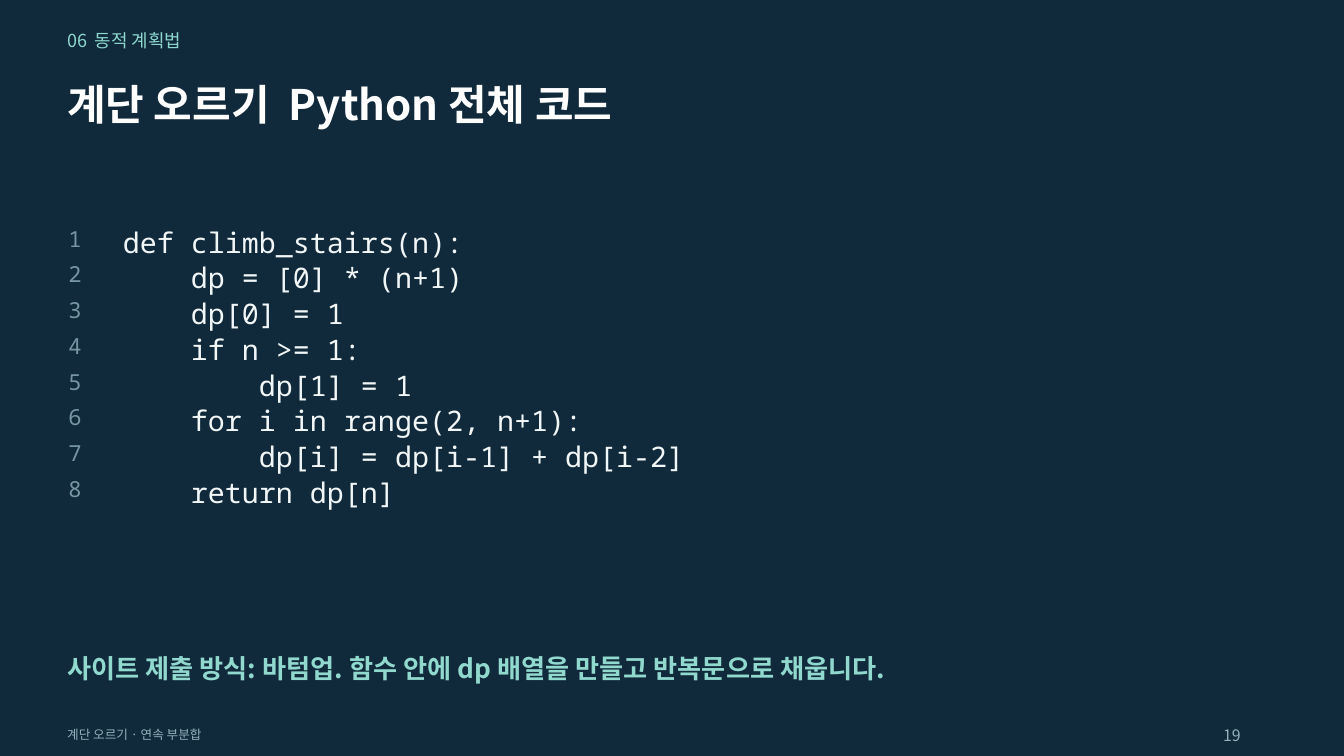
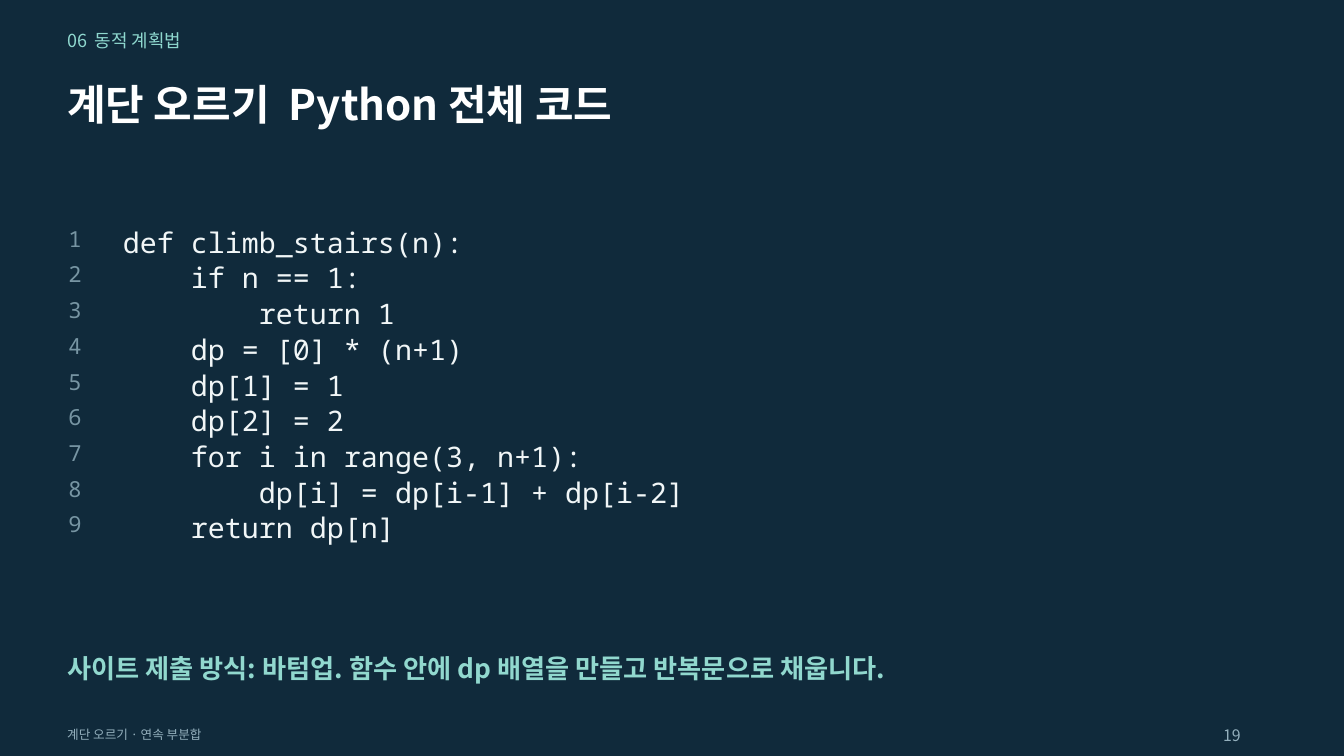
Before and after one commit to Sangdon-Park/Sangdon-Park.github.io, a slide deck: slide 19 of data/알고리즘/6장_동적_계획법.pptx. Drawn at 1344x756 pixels with LibreOffice and Linux fonts; fonts in the diff are those of the drawing. Boxes give left, top, right and bottom in pixels: in the first picture for what was removed or moved away, otherwise in the second. Text is boxed around its words. In the diff, an @@ line names an element or a change of style, - is before the commit and + after.

```diff
--- a/data/알고리즘/6장_동적_계획법.pptx
+++ b/data/알고리즘/6장_동적_계획법.pptx
@@ text at box(191, 266, 361, 289): text changed @@
-dp = [0] * (n+1)
+if n == 1:
@@ text at box(259, 303, 395, 325): text changed @@
-dp[0] = 1
+return 1
@@ text at box(191, 338, 463, 367): text changed @@
-if n >= 1:
+dp = [0] * (n+1)
@@ text "dp[1] = 1": place and size @@
-text "dp[1] = 1" at box(259, 374, 412, 403)
+text "dp[1] = 1" at box(191, 374, 344, 403)
@@ text added at box(191, 409, 344, 438), 20.2 pt, text #F1F6F7 @@
+dp[2] = 2
@@ text at box(191, 445, 582, 474): text changed @@
-for i in range(2, n+1):
+for i in range(3, n+1):
@@ text "dp[i] = dp[i-1] + dp[i-2]": place and size @@
-text "dp[i] = dp[i-1] + dp[i-2]" at box(259, 445, 684, 474)
+text "dp[i] = dp[i-1] + dp[i-2]" at box(259, 481, 684, 510)
@@ text "return dp[n]": place and size @@
-text "return dp[n]" at box(191, 481, 395, 510)
+text "return dp[n]" at box(191, 516, 395, 545)
@@ text added at box(68, 516, 81, 532), 15.8 pt, text #7795A3 @@
+9
```
Also in this commit, not shown: 24 other slides changed, 19 other files.
